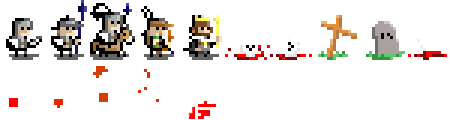
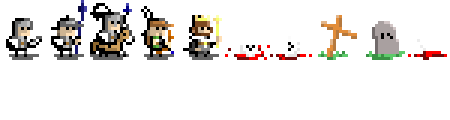
Two versions of the same layered image (450 × 120). Layer-by-layer changes:
"COULEUR": opacity 100% → 85%, painted on it over [9, 66, 216, 119]
